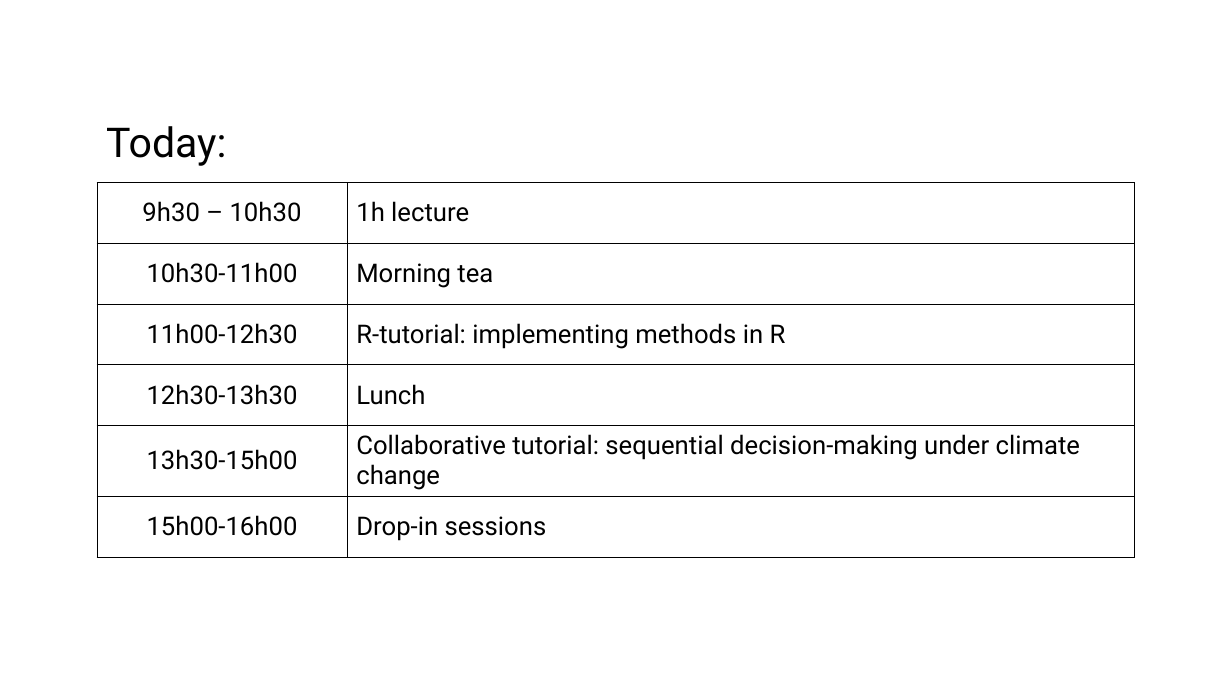
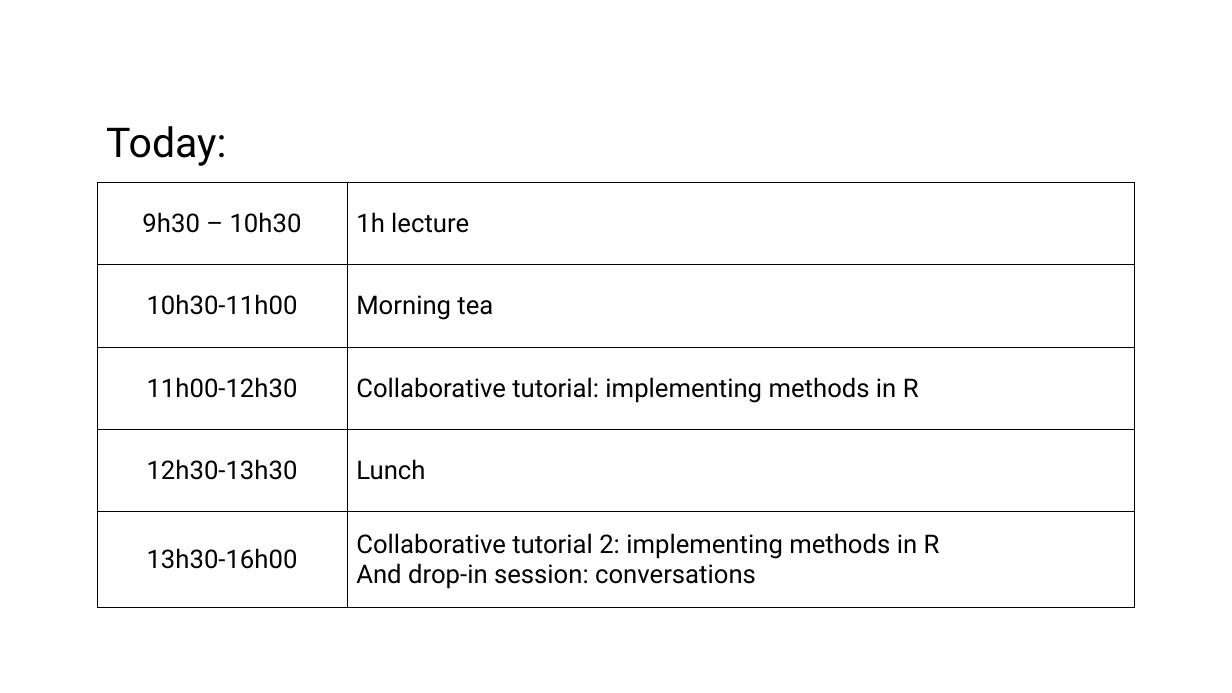
Before and after one commit to luzvpascal/MDPworkshop, a slide deck: slide 3 of slides/lecture.pptx. Drawn at 1232x693 pixels with LibreOffice and Linux fonts; fonts in the diff are those of the drawing. Boxes give left, top, right and bottom in pixels: in the first picture for what was removed or moved away, otherwise in the second. Text is boxed around its words. In the diff, an @@ line names an element or a change of style, - is before the commit and + after.

```diff
--- a/slides/lecture.pptx
+++ b/slides/lecture.pptx
@@ table at <box>97,183,1136,608</box> @@
-row 3, column 2: R-tutorial: implementing methods in R
+row 3, column 2: Collaborative tutorial: implementing methods in R
-row 5: 13h30-15h00 | Collaborative tutorial: sequential decision-making under climate change
-row 6: 15h00-16h00 | Drop-in sessions
+row 5: 13h30-16h00 | Collaborative tutorial 2: implementing methods in R / And drop-in session: conversations
```
Also in this commit, not shown: 1 other slide changed, 3 slides removed, 6 other files.
